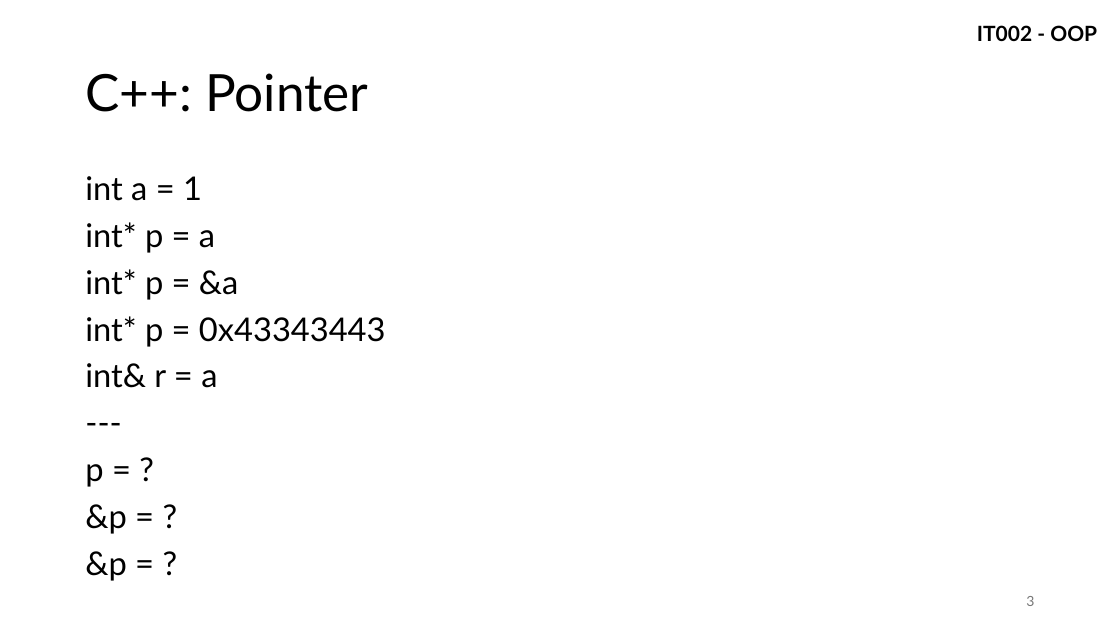
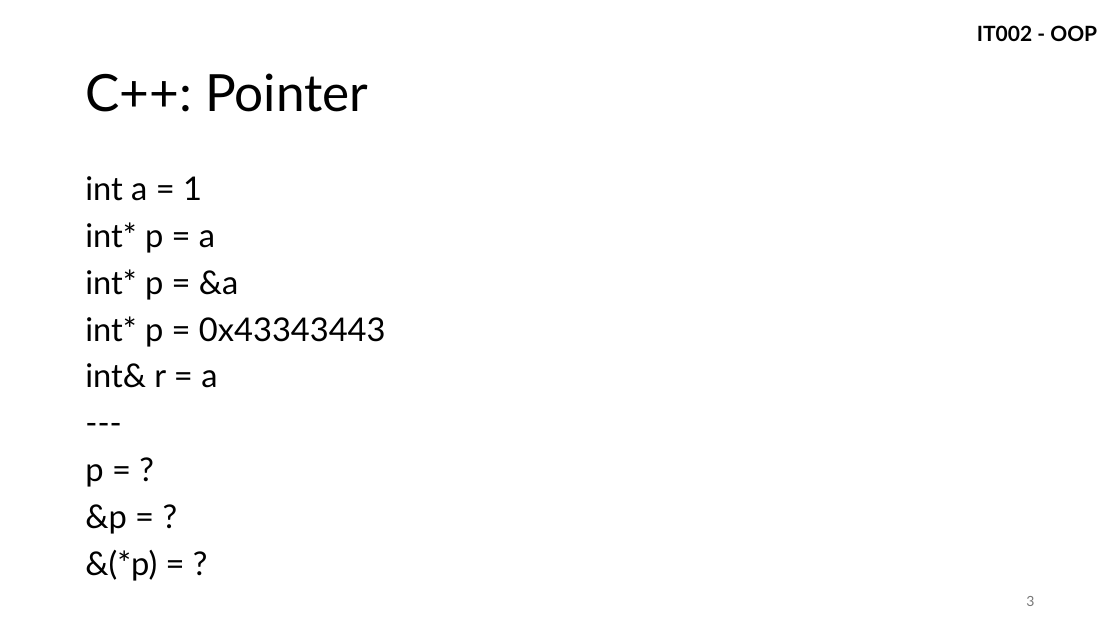
Before and after one commit to vutuanhai237/CourseMaterialsUIT, a slide deck: slide 3 of IT002-OOP/Slide lý thuyết/1. IntroOOP.pptx. Drawn at 1120x630 pixels with LibreOffice and Linux fonts; fonts in the diff are those of the drawing. Boxes give left, top, right and bottom in pixels: in the first picture for what was removed or moved away, otherwise in the second. Text is boxed around its words. In the diff, an @@ line names an element or a change of style, - is before the commit and + after.

```diff
--- a/IT002-OOP/Slide lý thuyết/1. IntroOOP.pptx
+++ b/IT002-OOP/Slide lý thuyết/1. IntroOOP.pptx
@@ text at (85,550,157,581): text changed @@
-&p = ?
+&(*p) = ?
```
Also in this commit, not shown: 2 other slides changed, 11 slides added, 3 other files.
